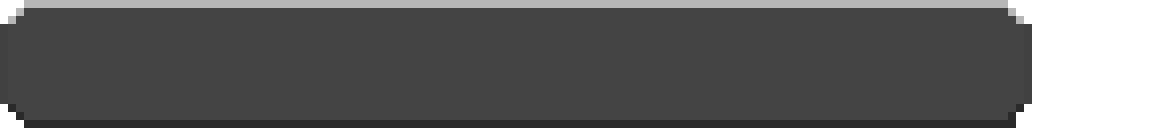
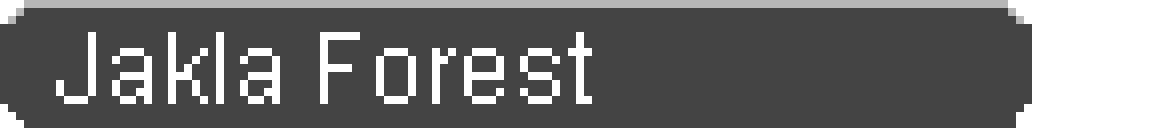
The second 1152×128 image is a revision of the first. Changes to its layers:
added layer "Jakla Forest" above "BG" over [56, 32, 592, 104]
renamed "pmmlock06.png" to "BG", painted on it over [0, 24, 1032, 128]
renamed "Pasted Layer" to "JP", showed it, painted on it over [80, 32, 592, 104]
